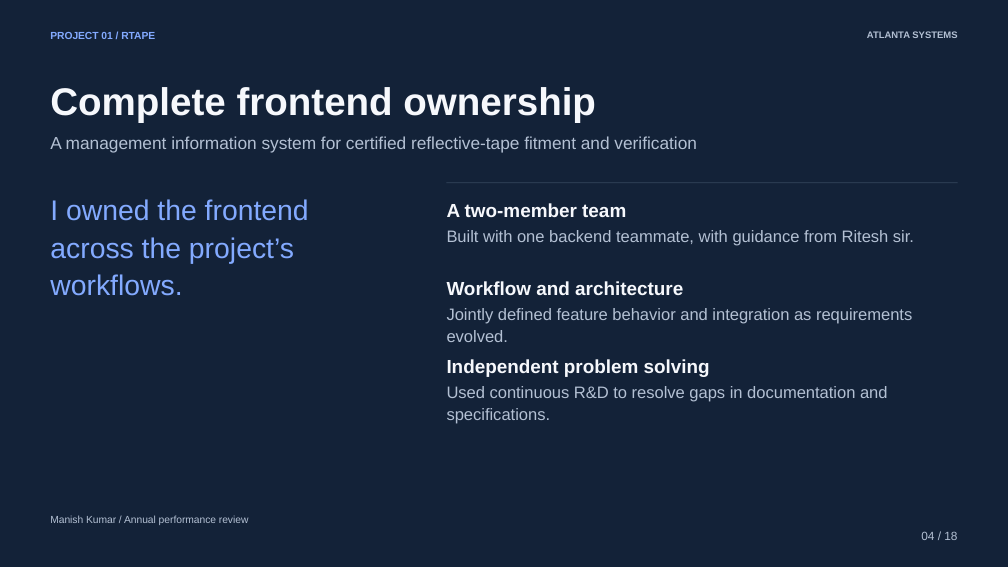
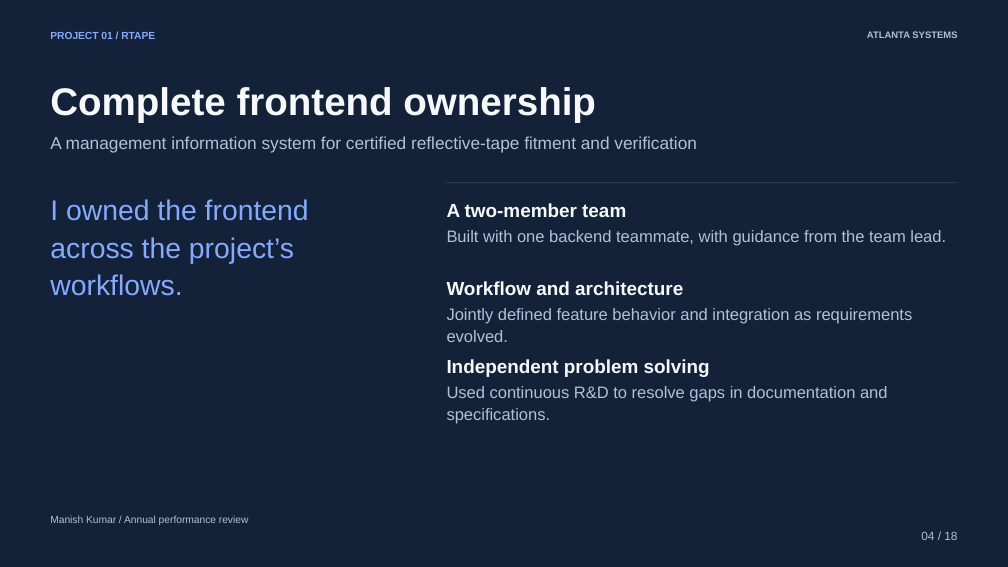
Before and after one commit to atlanta-manish/Atlanta-one-year-ppt, a slide deck: slide 4 of output/Atlanta-Year-One-Final-v3.pptx. Drawn at 1008x567 pixels with LibreOffice and Linux fonts; fonts in the diff are those of the drawing. Boxes give left, top, right and bottom in pixels: in the first picture for what was removed or moved away, otherwise in the second. Text is boxed around its words. In the diff, an @@ line names an element or a change of style, - is before the commit and + after.

```diff
--- a/output/Atlanta-Year-One-Final-v3.pptx
+++ b/output/Atlanta-Year-One-Final-v3.pptx
@@ text at <box>447,230,946,246</box>: text changed @@
-Built with one backend teammate, with guidance from Ritesh sir.
+Built with one backend teammate, with guidance from the team lead.
```
Also in this commit, not shown: 5 other slides changed, 6 other files.
